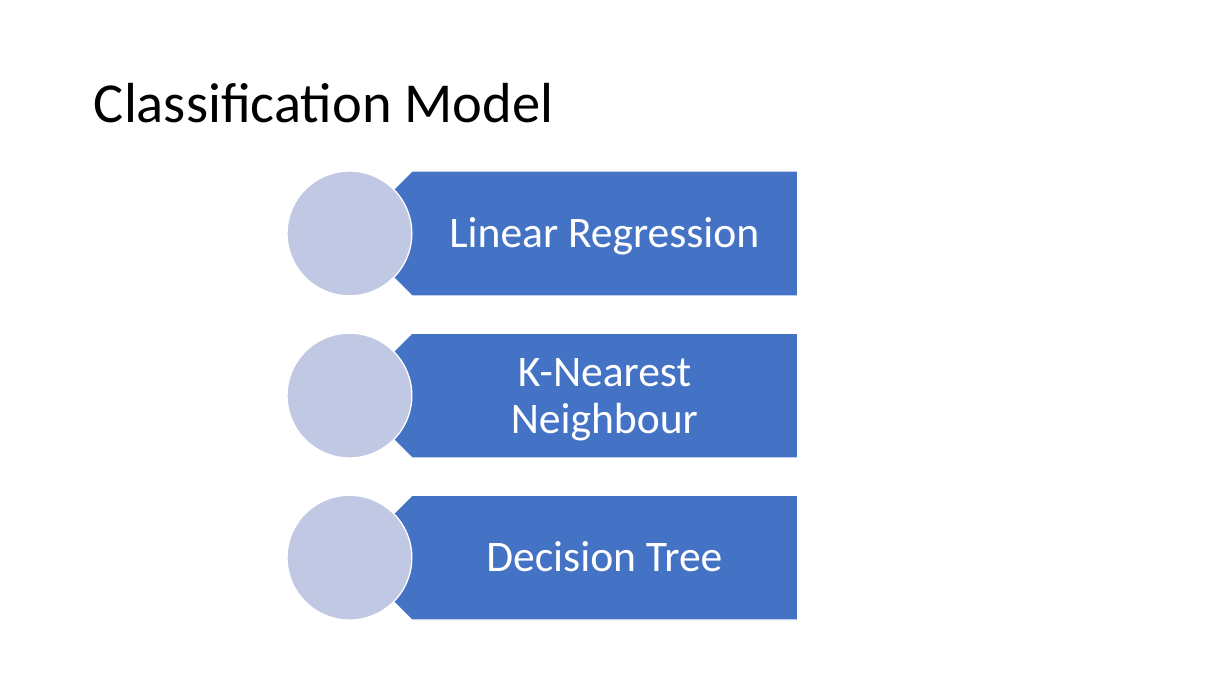
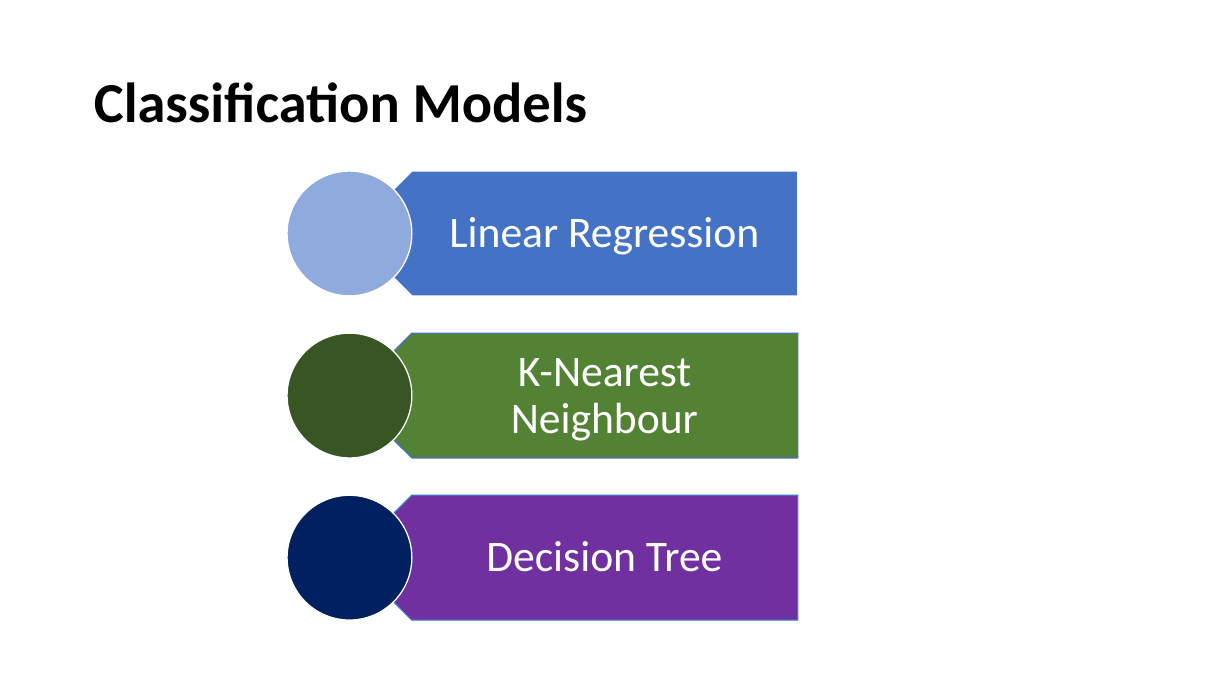
Before and after one commit to RhysZH/GA-DAT9-Projects1, a slide deck: slide 6 of R_Morgan_Project4_Files/R_Morgan_Project4_Presentation.pptx (slide 5 before the commit). Drawn at 1232x693 pixels with LibreOffice and Linux fonts; fonts in the diff are those of the drawing. Boxes give left, top, right and bottom in pixels: in the first picture for what was removed or moved away, otherwise in the second. Text is boxed around its words. In the diff, an @@ line names an element or a change of style, - is before the commit and + after.

Commit message:
presentation updated

```diff
--- a/R_Morgan_Project4_Files/R_Morgan_Project4_Presentation.pptx
+++ b/R_Morgan_Project4_Files/R_Morgan_Project4_Presentation.pptx
@@ title at [94,82,588,123]: text changed; bold on @@
-Classification Model
+Classification Models
@@ ellipse at [287,171,412,296]: fill #C1C9E4 to #8FAADC @@
@@ ellipse at [287,334,412,458]: fill #C1C9E4 to #385723 @@
@@ pentagon arrow at [349,334,798,458]: fill #4472C4 to #548235; outline #FFFFFF 1 pt to #4472C4 1 pt @@
@@ ellipse at [287,495,412,620]: fill #C1C9E4 to #002060 @@
@@ pentagon arrow at [349,495,798,620]: fill #4472C4 to #7030A0; outline #FFFFFF 1 pt to #4472C4 1 pt @@
```
Also in this commit, not shown: 1 other slide changed, 1 slide added, 4 other files.
